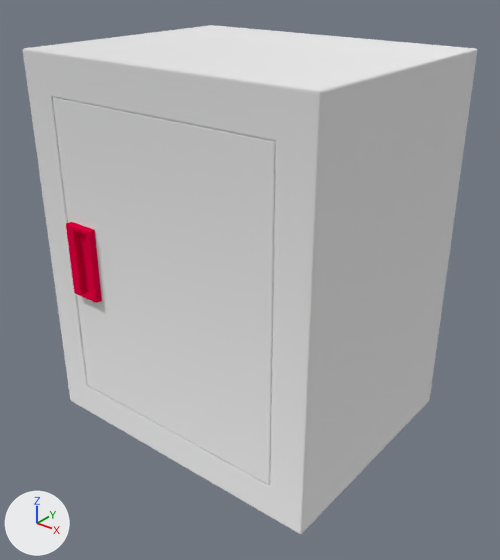
Before and after pictures for a commit that changed the Blender file Assets/Models/Nianyi/Locker.blend.
The view is the same before and after, from a 50 mm lens placed at (1.272, -1.572, 1.464), pointed at (0.034, -0.024, 0.505). Arrows for +X, +Y and +Z are at lower left; the lights stay in place.

Script lines for the objects in view, before the commit:
```python
me_locker_door = bpy.data.meshes.new('Locker Door')
me_locker_door.from_pydata(...)  # 8 vertices, 6 faces; spans x -0.776..0.0, y -0.022..0.022, z -0.484..0.483
me_locker_door.materials.append(mat_surface)  # white #e7e7e7
me_locker_handle = bpy.data.meshes.new('Locker Handle')
me_locker_handle.from_pydata(...)  # 24 vertices, 30 faces; spans x -0.057..0.05, y -0.013..0.022, z -0.116..0.117
me_locker_handle.materials.append(mat_handle)  # pink #e70043
me_locker_wall = bpy.data.meshes.new('Locker Wall')
me_locker_wall.from_pydata(...)  # 60 vertices, 58 faces; spans x -0.5..0.5, y -0.382..0.418, z 0.0..1.2
me_locker_wall.materials.append(mat_surface)  # white #e7e7e7
ob_door = bpy.data.objects.new('Door', me_locker_door)
ob_door.location = (0.388, -0.359, 0.596)
_m = ob_door.modifiers.new('Bevel', 'BEVEL')
_m.width = 0.004
_m.width_pct = 0.004
_m.segments = 2
ob_handle = bpy.data.objects.new('Handle', me_locker_handle)
ob_handle.parent = ob_door
ob_handle.matrix_parent_inverse = Matrix(((1.0, 0.0, 0.0, -0.388), (0.0, 1.0, 0.0, 0.359), (0.0, 0.0, 1.0, -0.596), (0.0, 0.0, 0.0, 1.0)))
ob_handle.location = (-0.311, -0.39, 0.596)
_m = ob_handle.modifiers.new('Bevel', 'BEVEL')
_m.width = 0.004
_m.width_pct = 0.004
_m.segments = 2
ob_wall = bpy.data.objects.new('Wall', me_locker_wall)
ob_wall.location = (0.0, 0.0, 0.0)
_m = ob_wall.modifiers.new('Bevel', 'BEVEL')
_m.width = 0.005
_m.width_pct = 0.005
_m.segments = 2
```
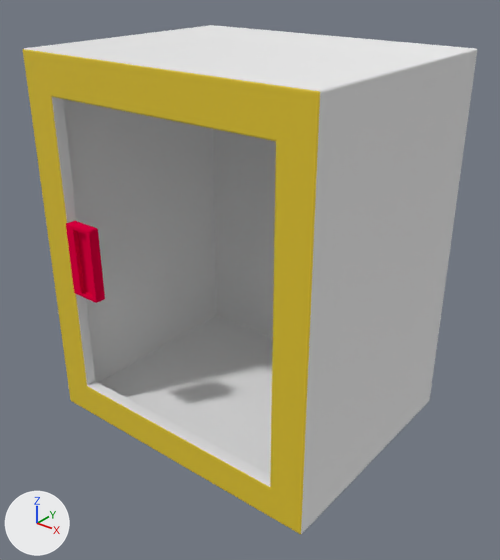
What differs and where, as boxes [x1, y1, x2, y2] in the pictures (500 x 560 px):
'Door', hidden
    before: [53, 97, 276, 485]
part 1 of me_locker_wall, recoloured (white to yellow)
    both: [23, 49, 320, 534]

What the commit changed:
Material 'Loopshape Area' (mat_loopshape_area) is new.
Its base color is (0.8, 0.59, 0.0262) (yellow #e7ca2d).
me_locker_wall has 60 vertices, 58 faces and spans x -0.5..0.5, y -0.382..0.418, z 0.0..1.2.
me_locker_wall is used by ob_wall; location (0.0, 0.0, 0.0).
me_locker_wall part 1: all 12 faces centred in x -0.485..0.485, y -0.382, z 0.016..1.179 switch from mat_surface (white #e7e7e7) to mat_loopshape_area (yellow #e7ca2d).
Object 'Door' (ob_door) is now hidden.
